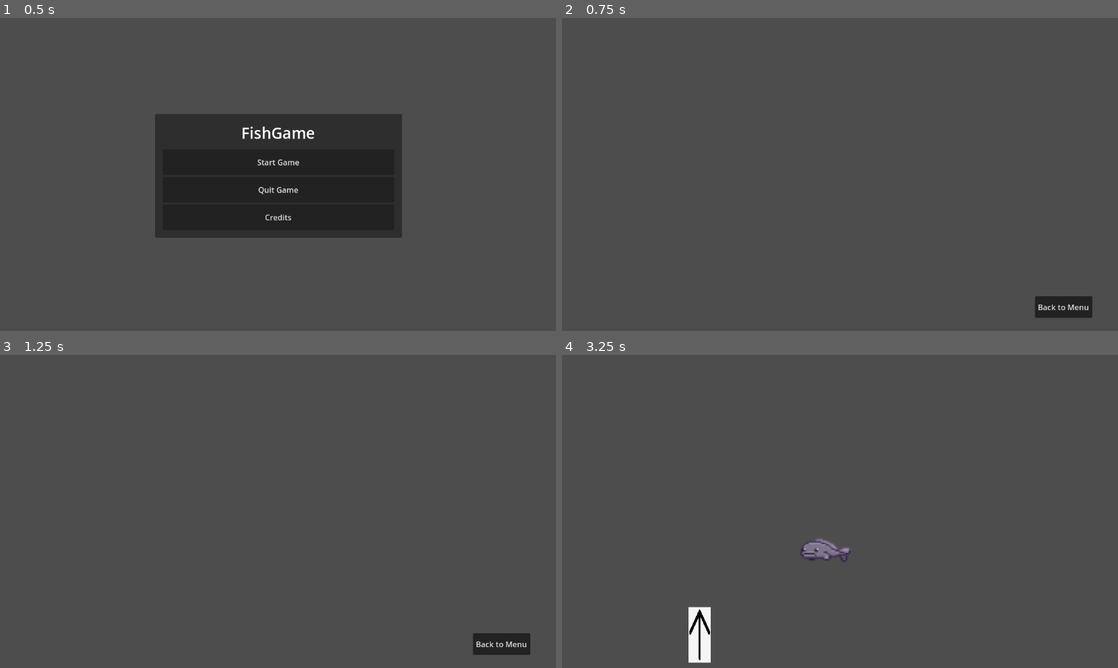
Above: before the commit, frames 1-4 (two rows, left to right).
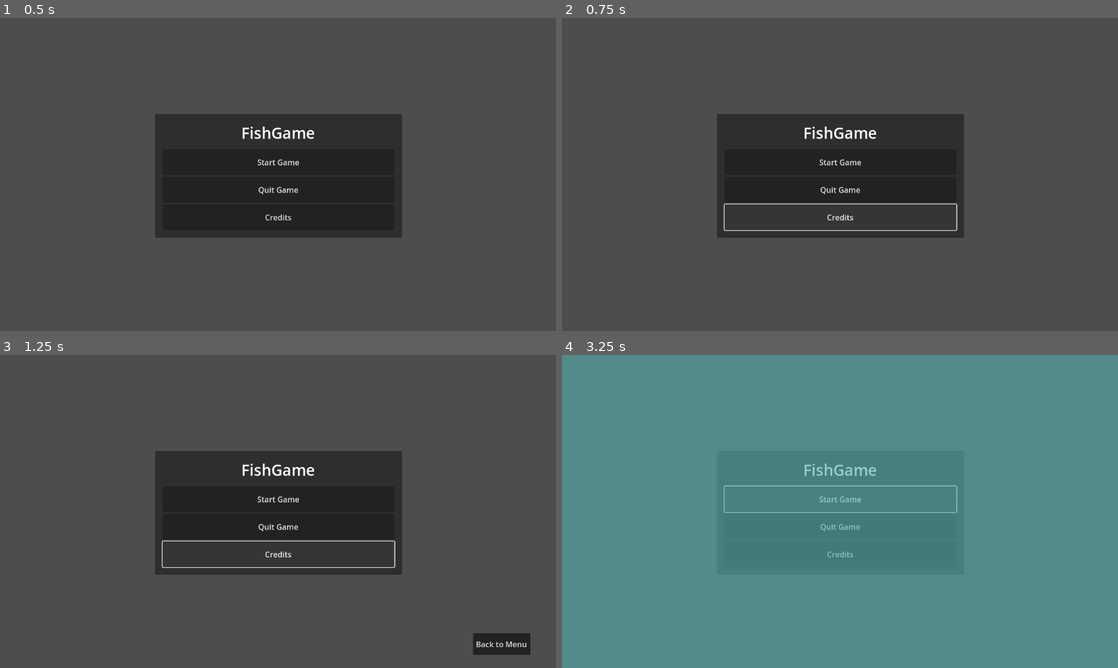
Above: after the commit, the same moments.

Repository: hakifrog/fish-famine
Game: Godot game, scene res://Scenes/MainMenu.tscn
Same seed, same stepped clock (60 frames per second), same inputs: the game is played once before the commit and once after it. Sound files missing from this copy of the repository are replaced by a short silence.
Inputs (mouse positions are in pixels of both pictures, inside the frame that each line leads up to):
- Up to frame 1 (0.5 s): no input
- Up to frame 2 (0.75 s): click "Credits" at 0.5 s
- Up to frame 3 (1.25 s): no input
- Up to frame 4 (3.25 s): click "Back to Menu" at 1.25 s; click "Start Game" at 2 s; click (840, 498) at 2.75 s, where only the run after the commit has a clickable "Start Game"

Frame 1 is identical in both runs. In frame 2, 15% of the frame differs, in the area x 27-96%, y 30-96%; in frame 3, 14%; in frame 4, 100%, in the area x 0-100%, y 0-100%.

Commit message:
Added sfx assets, implemented ui sfx, added ui soundtrack. Implemented a custom scene changing script with transition animation and sfx.

Diff:
--- a/FishGame/Scenes/MainMenu.tscn
+++ b/FishGame/Scenes/MainMenu.tscn
@@ -1,6 +1,9 @@
-[gd_scene load_steps=2 format=3 uid="uid://beqxgpd7m05cb"]
+[gd_scene load_steps=5 format=3 uid="uid://beqxgpd7m05cb"]
 
+[ext_resource type="AudioStream" uid="uid://suoee88vdeqk" path="res://sound/menu/MENU_SELECTION_SFX.wav" id="2_pe6a1"]
 [ext_resource type="Script" path="res://Scripts/Menu.gd" id="2_y4q8l"]
+[ext_resource type="AudioStream" uid="uid://cnd6vdqfkipct" path="res://sound/menu/MENU_SELECTION_CONFIRMED_SFX.wav" id="3_holsd"]
+[ext_resource type="AudioStream" uid="uid://cew55o0ce8dcw" path="res://sound/menu/Title_Screen_Master.wav" id="4_8vtdt"]
 
 [node name="Menu" type="Node"]
 
@@ -73,6 +76,61 @@
 text = "Credits
 "
 
+[node name="Sound" type="Node" parent="CanvasLayer"]
+
+[node name="ButtonFocused" type="AudioStreamPlayer" parent="CanvasLayer/Sound"]
+stream = ExtResource("2_pe6a1")
+bus = &"SFX"
+
+[node name="ButtonPressed" type="AudioStreamPlayer" parent="CanvasLayer/Sound"]
+stream = ExtResource("3_holsd")
+bus = &"SFX"
+
+[node name="Soundtrack" type="AudioStreamPlayer" parent="CanvasLayer/Sound"]
+stream = ExtResource("4_8vtdt")
+bus = &"Soundtrack"
+
+[node name="Credits" type="Control" parent="CanvasLayer"]
+z_index = 5
+layout_mode = 3
+anchors_preset = 15
+anchor_right = 1.0
+anchor_bottom = 1.0
+grow_horizontal = 2
+grow_vertical = 2
+metadata/_edit_use_anchors_ = true
+
+[node name="TextureRect" type="TextureRect" parent="CanvasLayer/Credits"]
+layout_mode = 1
+anchors_preset = 15
+anchor_right = 1.0
+anchor_bottom = 1.0
+grow_horizontal = 2
+grow_vertical = 2
+
+[node name="PanelContainer" type="PanelContainer" parent="CanvasLayer/Credits"]
+layout_mode = 1
+anchors_preset = -1
+anchor_left = 0.95
+anchor_top = 0.95
+anchor_right = 0.95
+anchor_bottom = 0.95
+offset_left = -114.0
+offset_top = -40.0
+offset_right = 5.0
+offset_bottom = 5.0
+grow_horizontal = 0
+grow_vertical = 0
+
+[node name="Back" type="Button" parent="CanvasLayer/Credits/PanelContainer"]
+layout_mode = 2
+text = "Back to Menu"
+
+[connection signal="mouse_entered" from="CanvasLayer/Control/CenterContainer/PanelContainer/MarginContainer/VBoxContainer/StartButtom" to="CanvasLayer" method="_on_button_mouse_entered"]
 [connection signal="pressed" from="CanvasLayer/Control/CenterContainer/PanelContainer/MarginContainer/VBoxContainer/StartButtom" to="CanvasLayer" method="_on_start_buttom_pressed"]
+[connection signal="mouse_entered" from="CanvasLayer/Control/CenterContainer/PanelContainer/MarginContainer/VBoxContainer/QuitButton" to="CanvasLayer" method="_on_button_mouse_entered"]
 [connection signal="pressed" from="CanvasLayer/Control/CenterContainer/PanelContainer/MarginContainer/VBoxContainer/QuitButton" to="CanvasLayer" method="_on_quit_button_pressed"]
+[connection signal="mouse_entered" from="CanvasLayer/Control/CenterContainer/PanelContainer/MarginContainer/VBoxContainer/CreditsButton" to="CanvasLayer" method="_on_button_mouse_entered"]
 [connection signal="pressed" from="CanvasLayer/Control/CenterContainer/PanelContainer/MarginContainer/VBoxContainer/CreditsButton" to="CanvasLayer" method="_on_credits_button_pressed"]
+[connection signal="mouse_entered" from="CanvasLayer/Credits/PanelContainer/Back" to="CanvasLayer" method="_on_button_mouse_entered"]
+[connection signal="pressed" from="CanvasLayer/Credits/PanelContainer/Back" to="CanvasLayer" method="_on_back_button_pressed"]
--- /dev/null
+++ b/FishGame/Scenes/bubble_trans.gd
@@ -0,0 +1,9 @@
+extends CanvasLayer
+
+
+func change_scene(target: String) -> void:
+	$AnimationPlayer.play("dissolve")
+	$AudioStreamPlayer.play()
+	await $AnimationPlayer.animation_finished
+	get_tree().change_scene_to_file(target)
+	$AnimationPlayer.play_backwards("dissolve")
--- /dev/null
+++ b/FishGame/Scenes/bubble_trans.tscn
@@ -0,0 +1,66 @@
+[gd_scene load_steps=6 format=3 uid="uid://br6qi30rxbfr4"]
+
+[ext_resource type="Script" path="res://Scenes/bubble_trans.gd" id="1_8dac3"]
+[ext_resource type="AudioStream" uid="uid://bwijjk2kfmnje" path="res://sound/menu/Bubble_Transition.wav" id="2_b0u06"]
+
+[sub_resource type="Animation" id="Animation_r6a8h"]
+resource_name = "RESET"
+length = 0.01
+tracks/0/type = "value"
+tracks/0/imported = false
+tracks/0/enabled = true
+tracks/0/path = NodePath("dissolve_rect:modulate")
+tracks/0/interp = 1
+tracks/0/loop_wrap = true
+tracks/0/keys = {
+"times": PackedFloat32Array(0),
+"transitions": PackedFloat32Array(1),
+"update": 0,
+"values": [Color(1, 1, 1, 0)]
+}
+
+[sub_resource type="Animation" id="Animation_mp8ic"]
+resource_name = "dissolve"
+tracks/0/type = "value"
+tracks/0/imported = false
+tracks/0/enabled = true
+tracks/0/path = NodePath("dissolve_rect:modulate")
+tracks/0/interp = 1
+tracks/0/loop_wrap = true
+tracks/0/keys = {
+"times": PackedFloat32Array(0, 1),
+"transitions": PackedFloat32Array(1, 1),
+"update": 0,
+"values": [Color(1, 1, 1, 0), Color(1, 1, 1, 1)]
+}
+
+[sub_resource type="AnimationLibrary" id="AnimationLibrary_t0dqr"]
+_data = {
+"RESET": SubResource("Animation_r6a8h"),
+"dissolve": SubResource("Animation_mp8ic")
+}
+
+[node name="BubbleTrans" type="CanvasLayer"]
+layer = 5
+script = ExtResource("1_8dac3")
+
+[node name="dissolve_rect" type="ColorRect" parent="."]
+modulate = Color(1, 1, 1, 0)
+anchors_preset = 15
+anchor_right = 1.0
+anchor_bottom = 1.0
+grow_horizontal = 2
+grow_vertical = 2
+size_flags_horizontal = 4
+size_flags_vertical = 4
+mouse_filter = 2
+color = Color(0.337255, 0.694118, 0.682353, 1)
+
+[node name="AnimationPlayer" type="AnimationPlayer" parent="."]
+libraries = {
+"": SubResource("AnimationLibrary_t0dqr")
+}
+
+[node name="AudioStreamPlayer" type="AudioStreamPlayer" parent="."]
+stream = ExtResource("2_b0u06")
+bus = &"SFX"
--- a/FishGame/Scripts/Menu.gd
+++ b/FishGame/Scripts/Menu.gd
@@ -1,16 +1,35 @@
 extends CanvasLayer
 
 @onready var control = $Control
+@onready var buttonFocusedSFX = $Sound/ButtonFocused
+@onready var buttonPressedSFX = $Sound/ButtonPressed
+@onready var soundtrack = $Sound/Soundtrack
 
+@onready var creditsNode = $Credits
 
+func _ready():
+	creditsNode.visible = false
+	soundtrack.play()
 
 func _on_start_buttom_pressed():
-	get_tree().change_scene_to_file("res://Scenes/main_scene.tscn")
-
+	await _play_selection_sfx()
+	BubbleTrans.change_scene("res://Scenes/main_scene.tscn")
 
 func _on_quit_button_pressed():
+	await _play_selection_sfx()
 	get_tree().quit()
 
+func _on_credits_button_pressed():
+	await _play_selection_sfx()
+	creditsNode.visible = true
 
-func _on_credits_button_pressed():
-	get_tree().change_scene_to_file("res://Scenes/credits.tscn")
+func _on_back_button_pressed():
+	await _play_selection_sfx()
+	creditsNode.visible = false
+
+func _on_button_mouse_entered():
+	buttonFocusedSFX.play()
+
+func _play_selection_sfx():
+	buttonPressedSFX.play()
+	await buttonPressedSFX.finished
--- /dev/null
+++ b/FishGame/default_bus_layout.tres
@@ -0,0 +1,16 @@
+[gd_resource type="AudioBusLayout" format=3 uid="uid://dc5qqbs16stqj"]
+
+[resource]
+bus/0/send = &"SFX"
+bus/1/name = &"SFX"
+bus/1/solo = false
+bus/1/mute = false
+bus/1/bypass_fx = false
+bus/1/volume_db = 0.0
+bus/1/send = &"Master"
+bus/2/name = &"Soundtrack"
+bus/2/solo = false
+bus/2/mute = false
+bus/2/bypass_fx = false
+bus/2/volume_db = 0.0
+bus/2/send = &"Master"
--- a/FishGame/project.godot
+++ b/FishGame/project.godot
@@ -14,6 +14,10 @@
 run/main_scene="res://Scenes/MainMenu.tscn"
 config/features=PackedStringArray("4.2", "Forward Plus")
 config/icon="res://icon.svg"
+
+[autoload]
+
+BubbleTrans="*res://Scenes/bubble_trans.tscn"
 
 [display]
 
Binary file added: FishGame/Sprites and Art/STARVING_SWIM/STARVING_FISH_SWIM_1.png
Not shown, added: FishGame/Sprites and Art/STARVING_SWIM/STARVING_FISH_SWIM_1.png.import
Binary file added: FishGame/Sprites and Art/STARVING_SWIM/STARVING_FISH_SWIM_2.png
Not shown, added: FishGame/Sprites and Art/STARVING_SWIM/STARVING_FISH_SWIM_2.png.import
Binary file added: FishGame/Sprites and Art/STARVING_SWIM/STARVING_FISH_SWIM_3.png
Not shown, added: FishGame/Sprites and Art/STARVING_SWIM/STARVING_FISH_SWIM_3.png.import
Binary file added: FishGame/Sprites and Art/STARVING_SWIM/STARVING_FISH_SWIM_4.png
Not shown, added: FishGame/Sprites and Art/STARVING_SWIM/STARVING_FISH_SWIM_4.png.import
Binary file added: FishGame/Sprites and Art/graphics/bg.png
Not shown, added: FishGame/Sprites and Art/graphics/bg.png.import
Not shown, added: FishGame/sound/fish/BLOW_UP_DEATH.wav.import
Not shown, added: FishGame/sound/fish/BLOW_UP_DEATH_02.wav.import
(and 50 more such lines)
